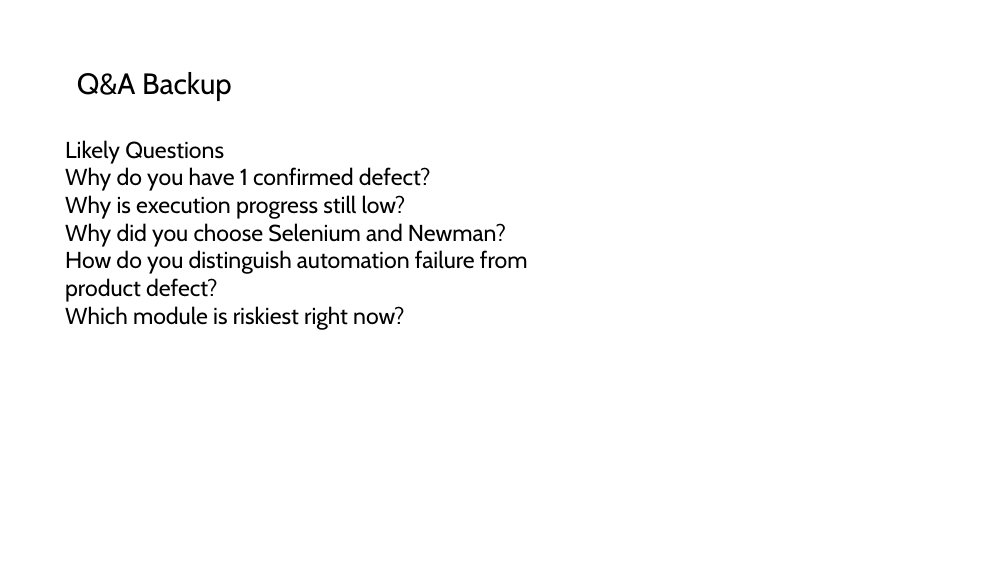
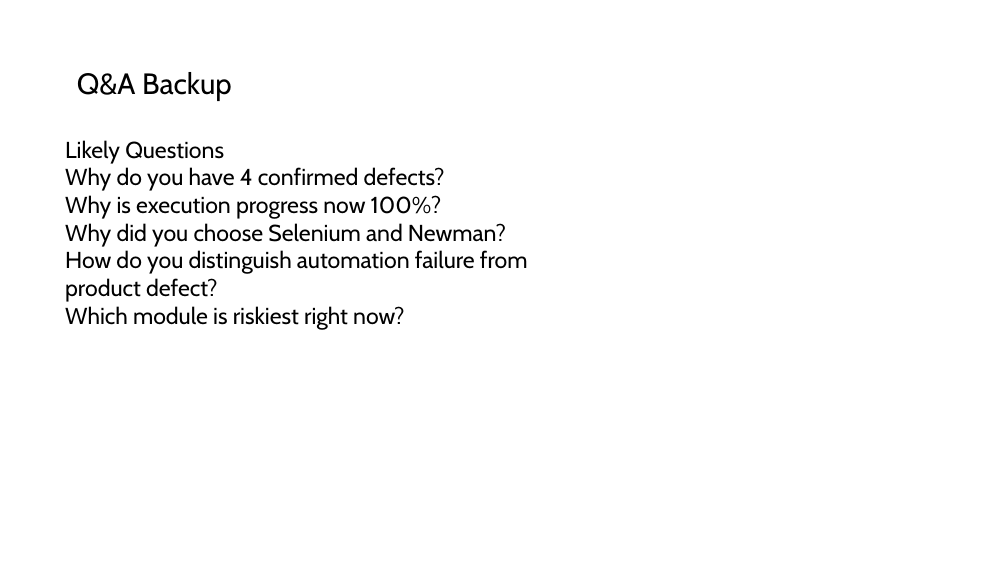
Before and after one commit to Alucard30Dec/Online-Sales-Management-System, a slide deck: slide 11 of Report Test subject/Powered by GPT/MainReport/Powered by GPT - Software Quality Verification - Presentation.pptx. Drawn at 1008x567 pixels with LibreOffice and Linux fonts; fonts in the diff are those of the drawing. Boxes give left, top, right and bottom in pixels: in the first picture for what was removed or moved away, otherwise in the second. Text is boxed around its words. In the diff, an @@ line names an element or a change of style, - is before the commit and + after.

Commit message:
docs: finalize live defect issue sync

```diff
--- a/Report Test subject/Powered by GPT/MainReport/Powered by GPT - Software Quality Verification - Presentation.pptx
+++ b/Report Test subject/Powered by GPT/MainReport/Powered by GPT - Software Quality Verification - Presentation.pptx
@@ text at (x1=65, y1=167, x2=445, y2=219): text changed @@
-Why do you have 1 confirmed defect?
-Why is execution progress still low?
+Why do you have 4 confirmed defects?
+Why is execution progress now 100%?
```
Also in this commit, not shown: 3 other slides changed, 18 other files.
